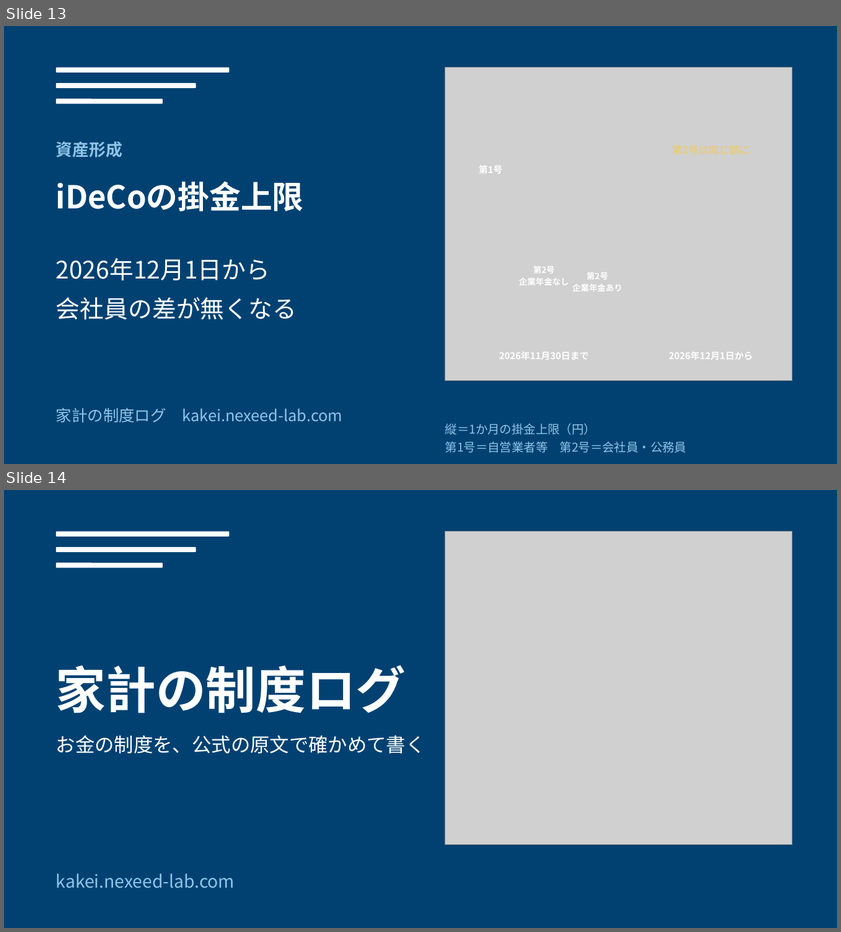
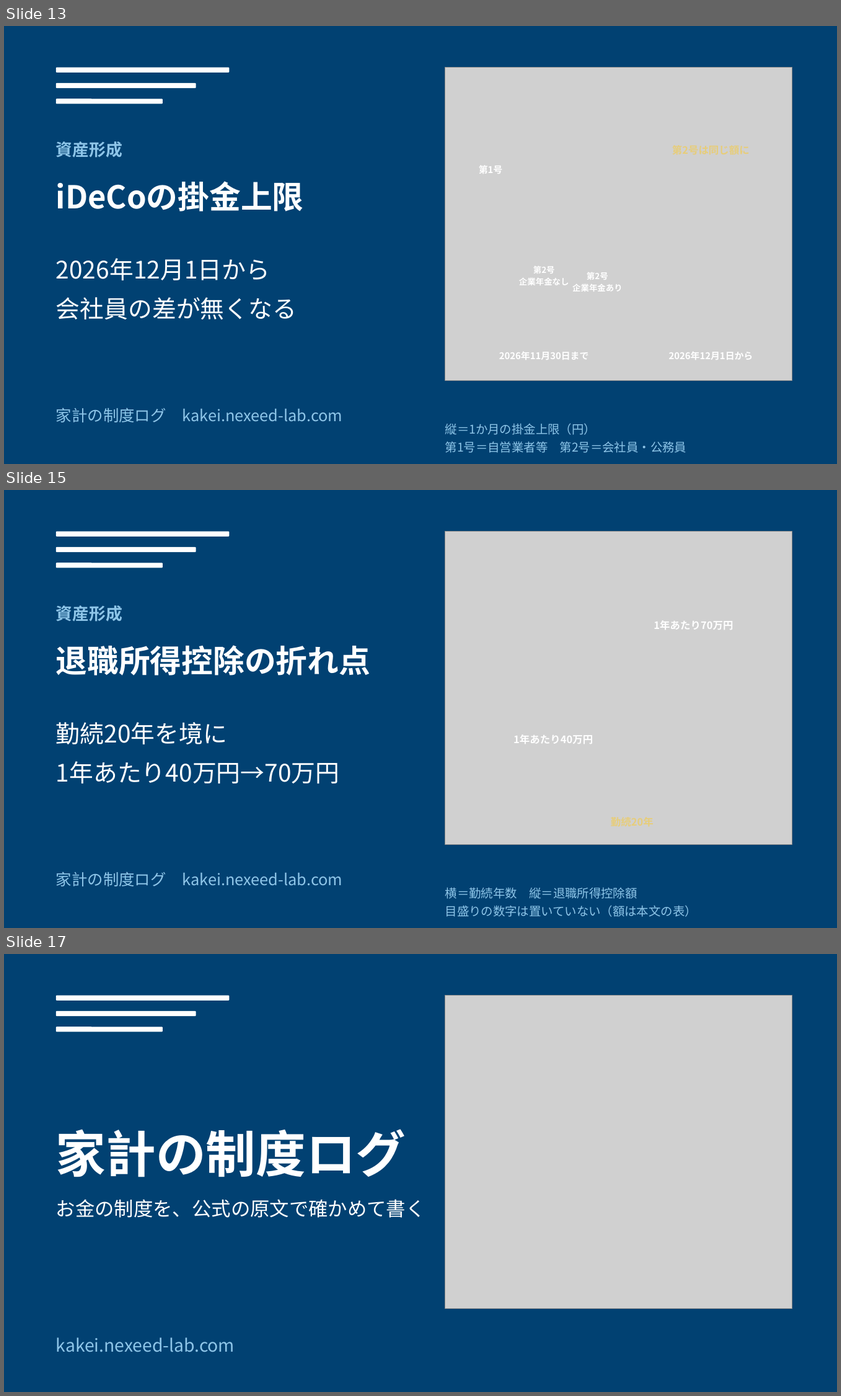
Before and after one commit to oshima0627/kakei, a slide deck: tools/article-images/article-images.pptx. Shown one above the other, each under a label of ours: slides 13 and 14 before the commit, slides 13, 15 and 17 after it; the slides between them are not shown. The pictures are 841x932 and 841x1396 pixels, drawn with LibreOffice and Linux fonts; fonts in the diff are those of the drawing; grey boxes stand for pictures. Boxes give left, top, right and bottom in pixels: in the first picture for what was removed or moved away, otherwise in the second. Text is boxed around its words. In the diff, an @@ line names an element or a change of style, - is before the commit and + after.

```diff
--- a/tools/article-images/article-images.pptx
+++ b/tools/article-images/article-images.pptx
@@ slide 15 added at (4, 490, 837, 928), background #014172 @@
@@ rounded rectangle added at (56, 532, 229, 536), fill #FFFFFF @@
@@ picture added at (445, 532, 793, 844) @@
@@ rounded rectangle added at (56, 546, 196, 551), fill #FFFFFF @@
@@ rounded rectangle added at (56, 563, 163, 568), fill #FFFFFF @@
@@ text added at (56, 605, 123, 621), 18 pt, text #8EC5E8, bold @@
+資産形成
@@ text added at (654, 620, 733, 630), 11 pt, text #FFFFFF, bold @@
+1年あたり70万円
@@ text added at (56, 645, 370, 675), 34 pt, text #FFFFFF, bold @@
+退職所得控除の折れ点
@@ text added at (56, 722, 340, 783), 26 pt, text #FFFFFF @@
+勤続20年を境に
+1年あたり40万円→70万円
@@ text added at (514, 735, 593, 744), 11 pt, text #FFFFFF, bold @@
+1年あたり40万円
@@ text added at (56, 871, 343, 886), 17 pt, text #8EC5E8 @@
+家計の制度ログ kakei.nexeed-lab.com
@@ text added at (445, 887, 697, 917), 13 pt, text #8EC5E8 @@
+横＝勤続年数 縦＝退職所得控除額
+目盛りの数字は置いていない（額は本文の表）
@@ what was slide 14 is now slide 17 @@
```
Also in this commit, not shown: 2 other slides added, 10 other files.
